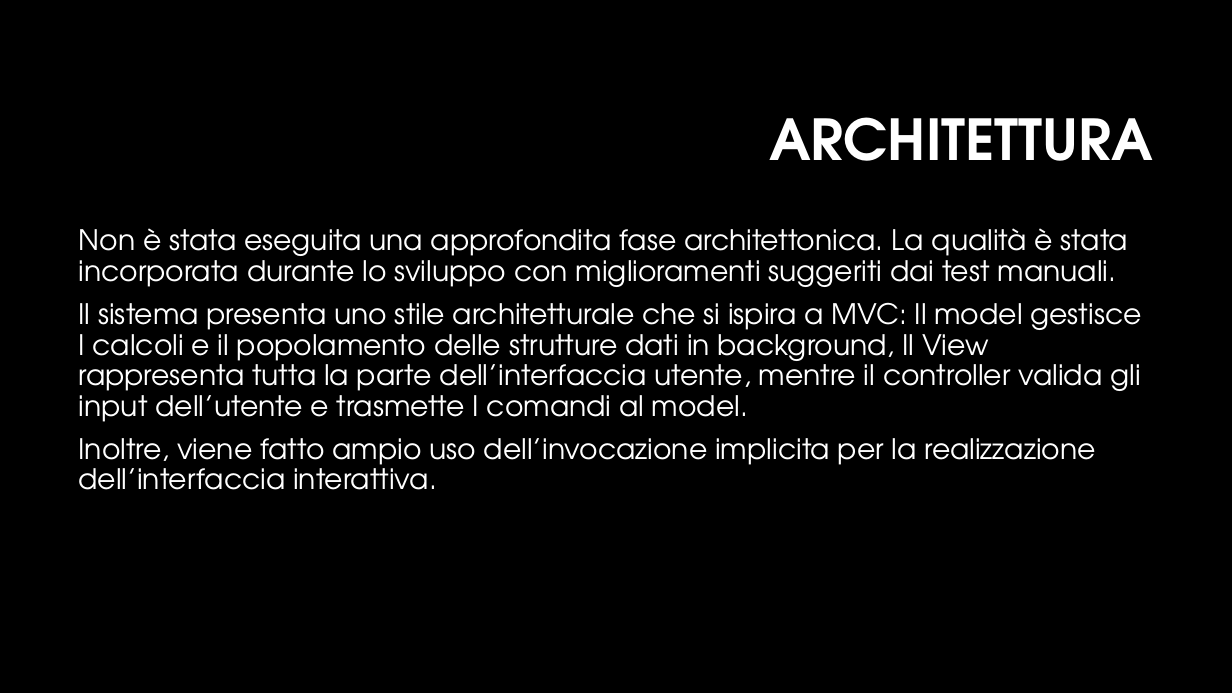
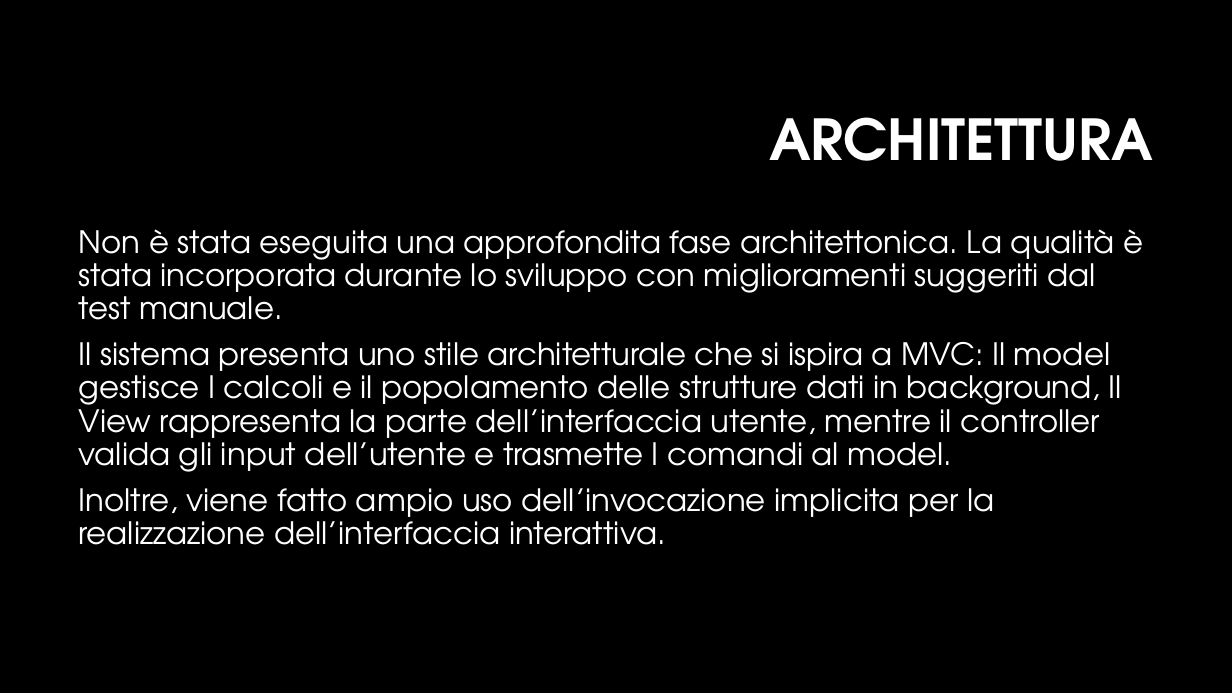
Before and after one commit to MarcoMarcoulli/FallSimulatorRepository, a slide deck: slide 8 of Docs/Documents/Presentazione/presentazioneFallSimulator.pptx. Drawn at 1232x693 pixels with LibreOffice and Linux fonts; fonts in the diff are those of the drawing; background and template pictures are left out. Boxes give left, top, right and bottom in pixels: in the first picture for what was removed or moved away, otherwise in the second. Text is boxed around its words. In the diff, an @@ line names an element or a change of style, - is before the commit and + after.

```diff
--- a/Docs/Documents/Presentazione/presentazioneFallSimulator.pptx
+++ b/Docs/Documents/Presentazione/presentazioneFallSimulator.pptx
@@ text at (79,229,1143,472): text changed; size 22 to 24 pt @@
-Non è stata eseguita una approfondita fase architettonica. La qualità è stata incorporata durante lo sviluppo con miglioramenti suggeriti dai test manuali.
-Il sistema presenta uno stile architetturale che si ispira a MVC: Il model gestisce I calcoli e il popolamento delle strutture dati in background, Il View rappresenta tutta la parte dell’interfaccia utente, mentre il controller valida gli input dell’utente e trasmette I comandi al model.
+Non è stata eseguita una approfondita fase architettonica. La qualità è stata incorporata durante lo sviluppo con miglioramenti suggeriti dal test manuale.
+Il sistema presenta uno stile architetturale che si ispira a MVC: Il model gestisce I calcoli e il popolamento delle strutture dati in background, Il View rappresenta la parte dell’interfaccia utente, mentre il controller valida gli input dell’utente e trasmette I comandi al model.
@@ text at (79,488,994,545): size 22 to 24 pt in "Inoltre, viene fatto ampio uso dell’invocazione implicita ..." @@
```
Also in this commit, not shown: 12 other slides changed, 1 slide removed.
